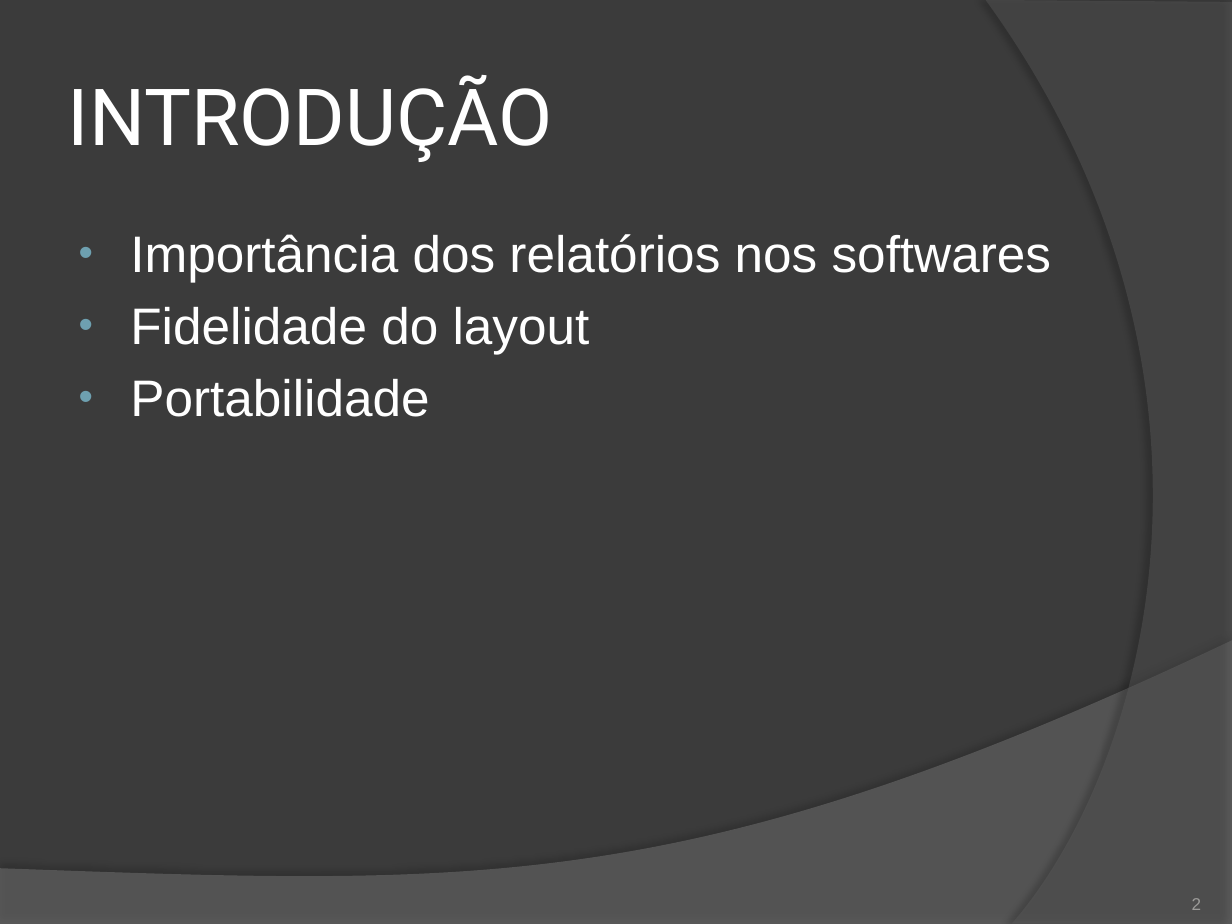
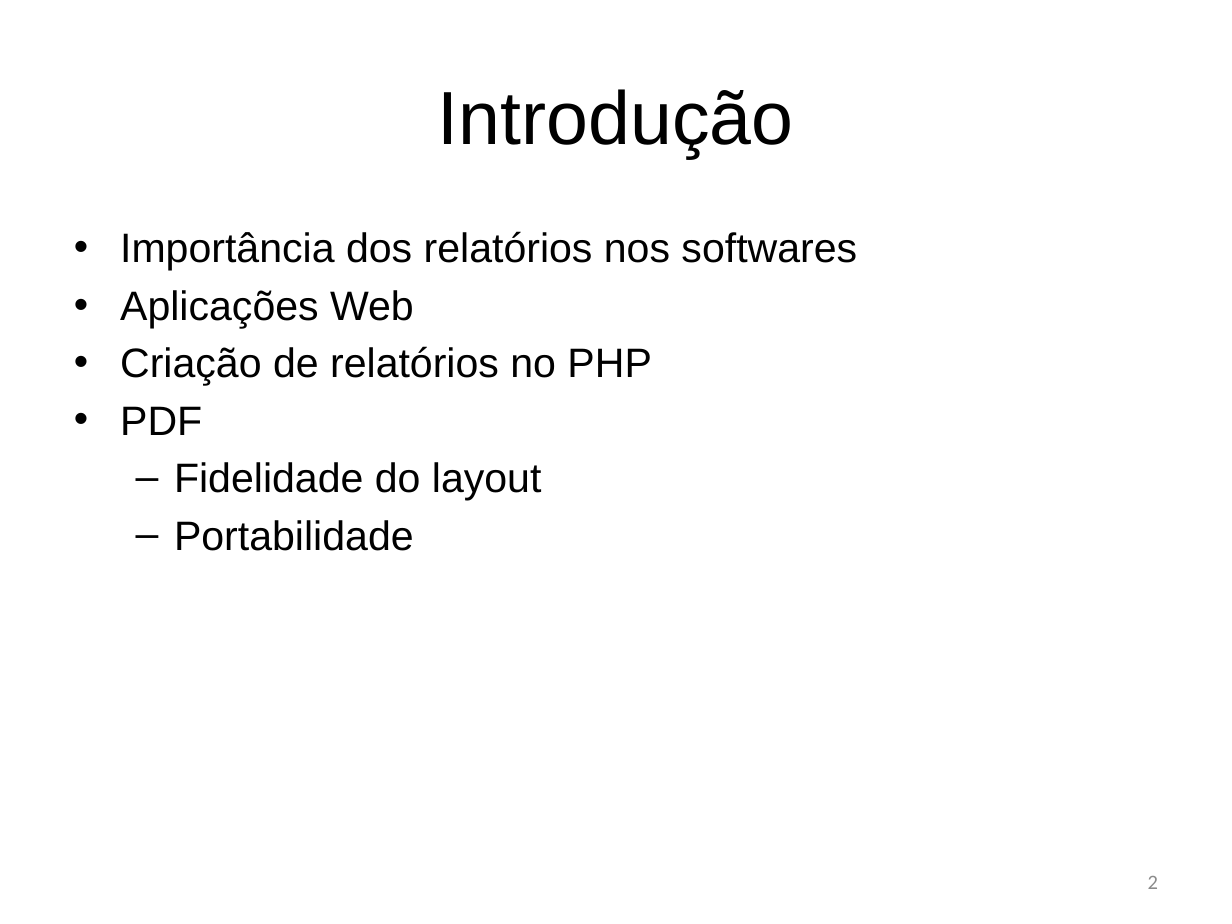
Before and after one commit to lincolnbrito/simplereport, a slide deck: slide 2 of documentacao/Apresentação.pptx. Drawn at 1232x924 pixels with LibreOffice and Linux fonts; fonts in the diff are those of the drawing. Boxes give left, top, right and bottom in pixels: in the first picture for what was removed or moved away, otherwise in the second. Text is boxed around its words. In the diff, an @@ line names an element or a change of style, - is before the commit and + after.

```diff
--- a/documentacao/Apresentação.pptx
+++ b/documentacao/Apresentação.pptx
@@ background #3B3B3B to #FFFFFF @@
@@ freeform shape removed at (986, 0, 1232, 924) @@
@@ title at (438, 89, 794, 158): text changed; size 46 to 44 pt; font Roboto to Arial; text colour #FFFFFF to #000000 @@
-INTRODUÇÃO
+Introdução
@@ text at (120, 231, 857, 551): size 30 to 24 pt, text colour #FFFFFF to #000000 in "Importância dos relatórios nos softwares", "Fidelidade do layout", "Portabilidade"; indent changed; less space between paragraphs; bullet • to –; list level 1 to 2 in "Fidelidade do layout"; list level 1 to 2 in "Portabilidade" @@
@@ text at (120, 290, 651, 435): paragraphs added @@
+• Aplicações Web
+• Criação de relatórios no PHP
+• PDF
@@ freeform shape removed at (0, 641, 1232, 924) @@
@@ page number: place and size @@
-page number at (1192, 898, 1202, 910)
+page number at (1148, 876, 1158, 889)
@@ page number at (1148, 876, 1158, 889): size 10 to 12 pt, font Arial to Calibri, text colour #9D9B9A to #8C8C8C; vertical alignment bottom to middle @@
```
Also in this commit, not shown: 3 other slides changed, 19 slides added, 6 slides removed, 26 other files.
